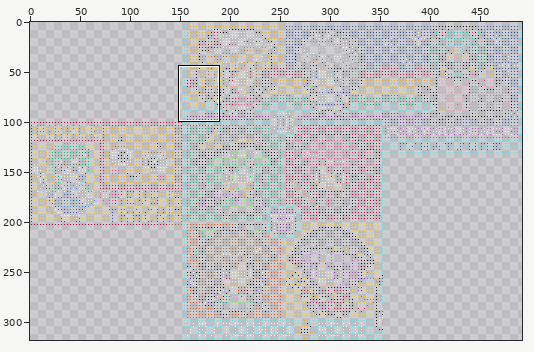
Sprite sheet -- overlays/2017.png. The first picture is a wide view before the edit; the outline marks the close-up.
Close-up. Before the commit:
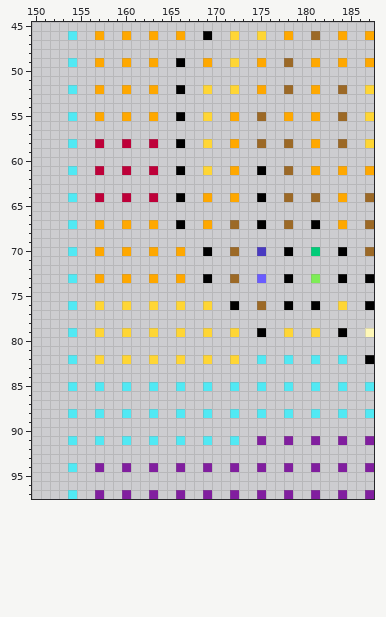
The file is 492x318 pixels. Colours within 5 levels of each other are drawn and written as one. Shown: x 150..187, y 45..97.
After the commit:
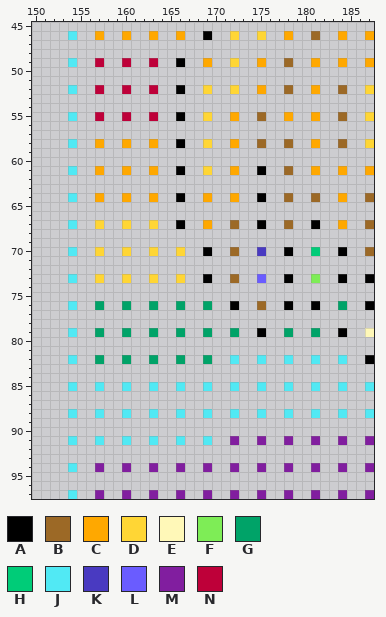
Palette (. is transparent): A #000000  B #9c6926  C #ffa800  D #ffd635  E #fff8b8  F #7eed56  G #00a368  H #00cc78  J #51e9f4  K #493ac1  L #6a5cff  M #811e9f  N #be0039
Log entry: Fix flan rainbow
Changes in this commit:
Changed rows in their new state; - is an unchanged pixel.
first column x 157:
49 N--N--N---------------------
52 N--N--N---------------------
55 N--N--N---------------------
58 C--C--C---------------------
61 C--C--C---------------------
64 C--C--C---------------------
67 D--D--D---------------------
70 D--D--D--D------------------
73 D--D--D--D------------------
76 G--G--G--G--G--------------G
79 G--G--G--G--G--G-----G--G---
82 G--G--G--G--G--J------------
first column x 172:
91 M
Boxes around the changes in both close-ups, in picture pixels (x1, y1, x2, y2):
changed: (95, 58, 239, 364)
changed: (284, 301, 347, 337)
changed: (230, 436, 239, 445)
